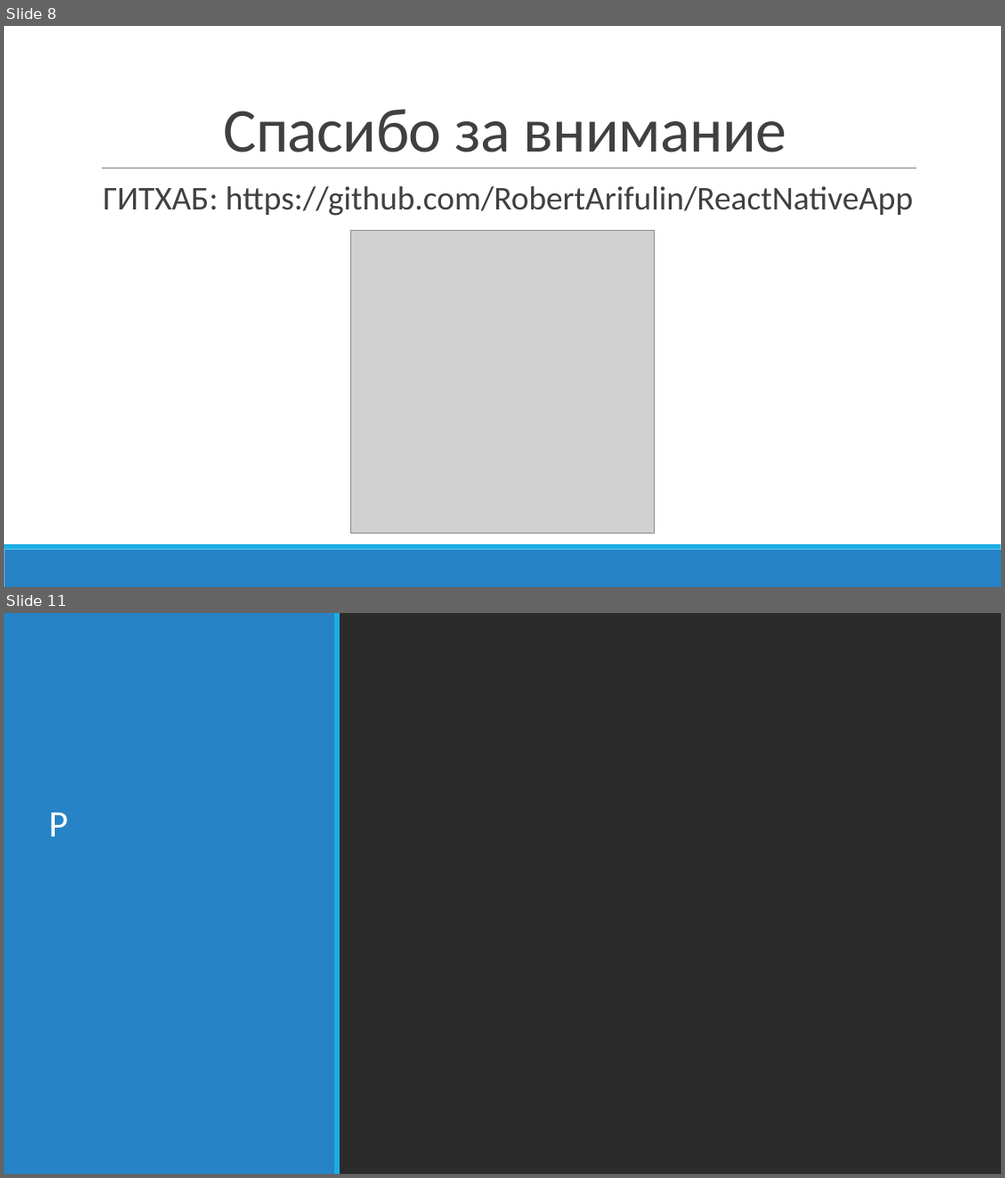
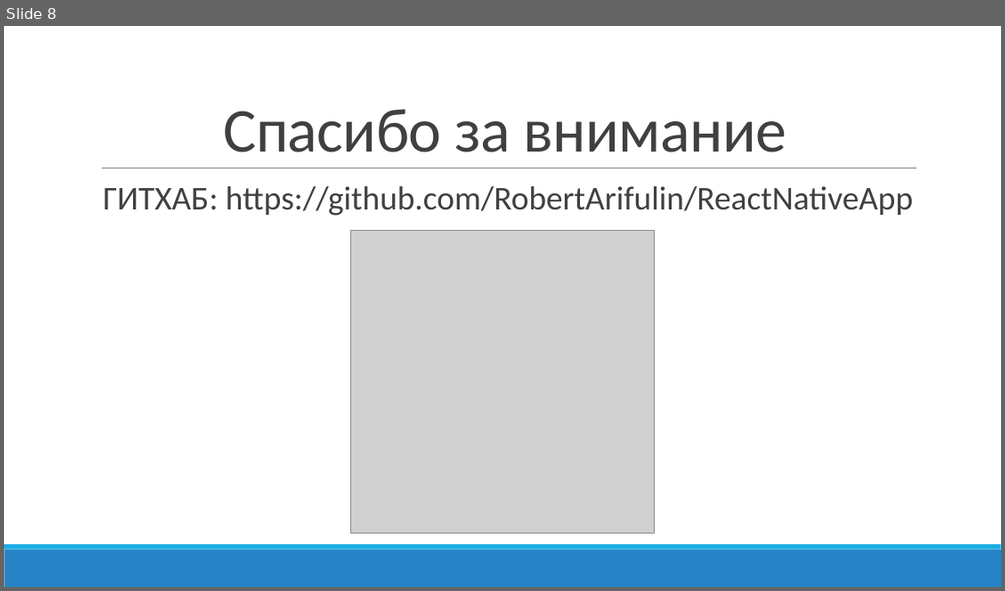
Before and after one commit to RobertArifulin/ReactNativeApp, a slide deck: docs/Арифулин Презентцаия проекта.pptx. Shown one above the other, each under a label of ours: slides 8 and 11 before the commit, slide 8 after it; the slides between them are not shown. The pictures are 1005x1178 and 1005x591 pixels, drawn with LibreOffice and Linux fonts; fonts in the diff are those of the drawing; grey boxes stand for pictures; background and template pictures are left out; a plain dark background stands for a picture behind light text. Boxes give left, top, right and bottom in pixels: in the first picture for what was removed or moved away, otherwise in the second. Text is boxed around its words. In the diff, an @@ line names an element or a change of style, - is before the commit and + after.

```diff
--- a/docs/Арифулин Презентцаия проекта.pptx
+++ b/docs/Арифулин Презентцаия проекта.pptx
@@ slide 11 removed at (4,613,1001,1174), background picture (left out) @@
@@ rectangle removed at (4,613,335,1174) @@
@@ rectangle removed at (334,613,340,1174) @@
@@ title removed at (48,812,68,836) @@
-Р
```
Also in this commit, not shown: 3 slides changed, 6 other slides removed, 3 other files.
